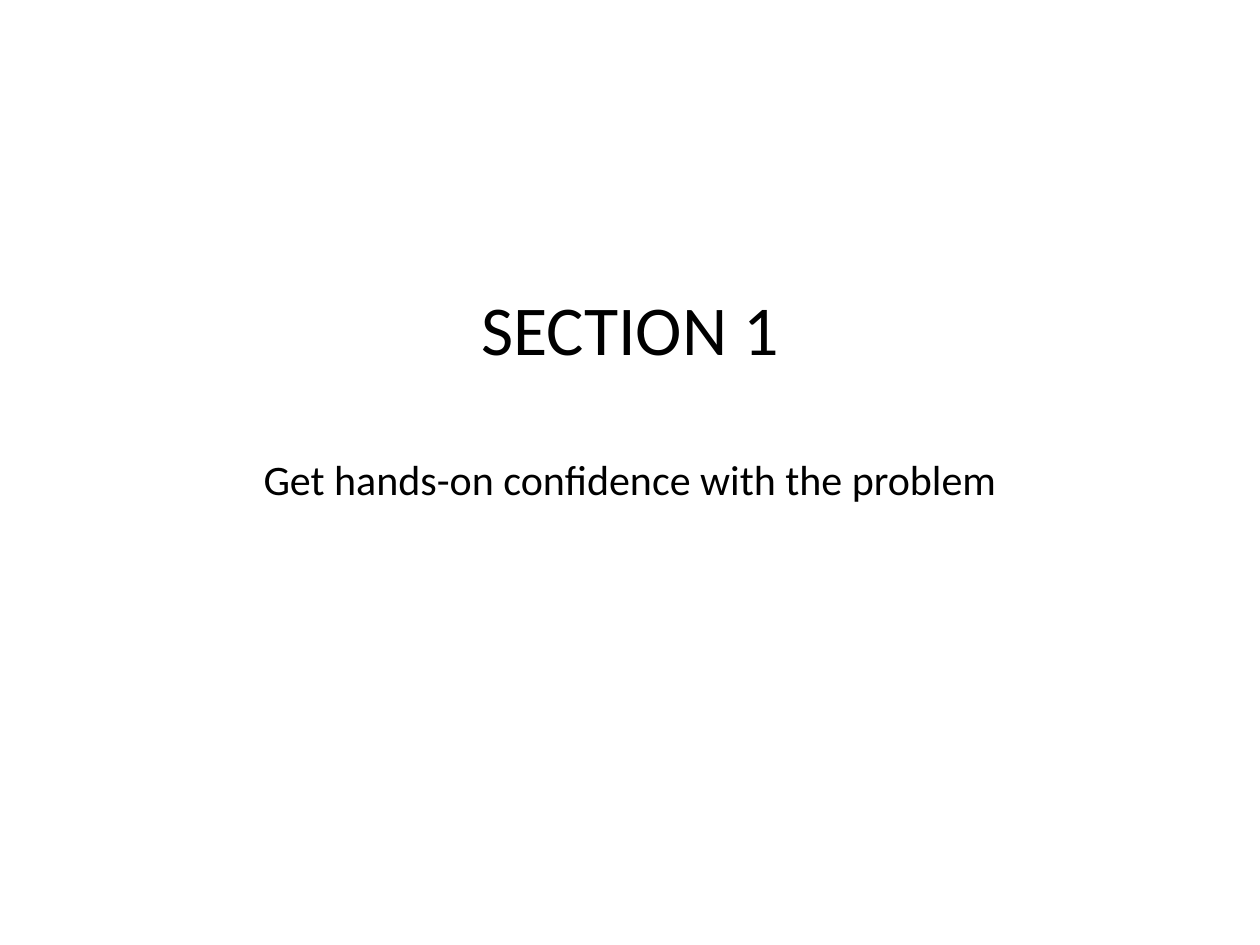
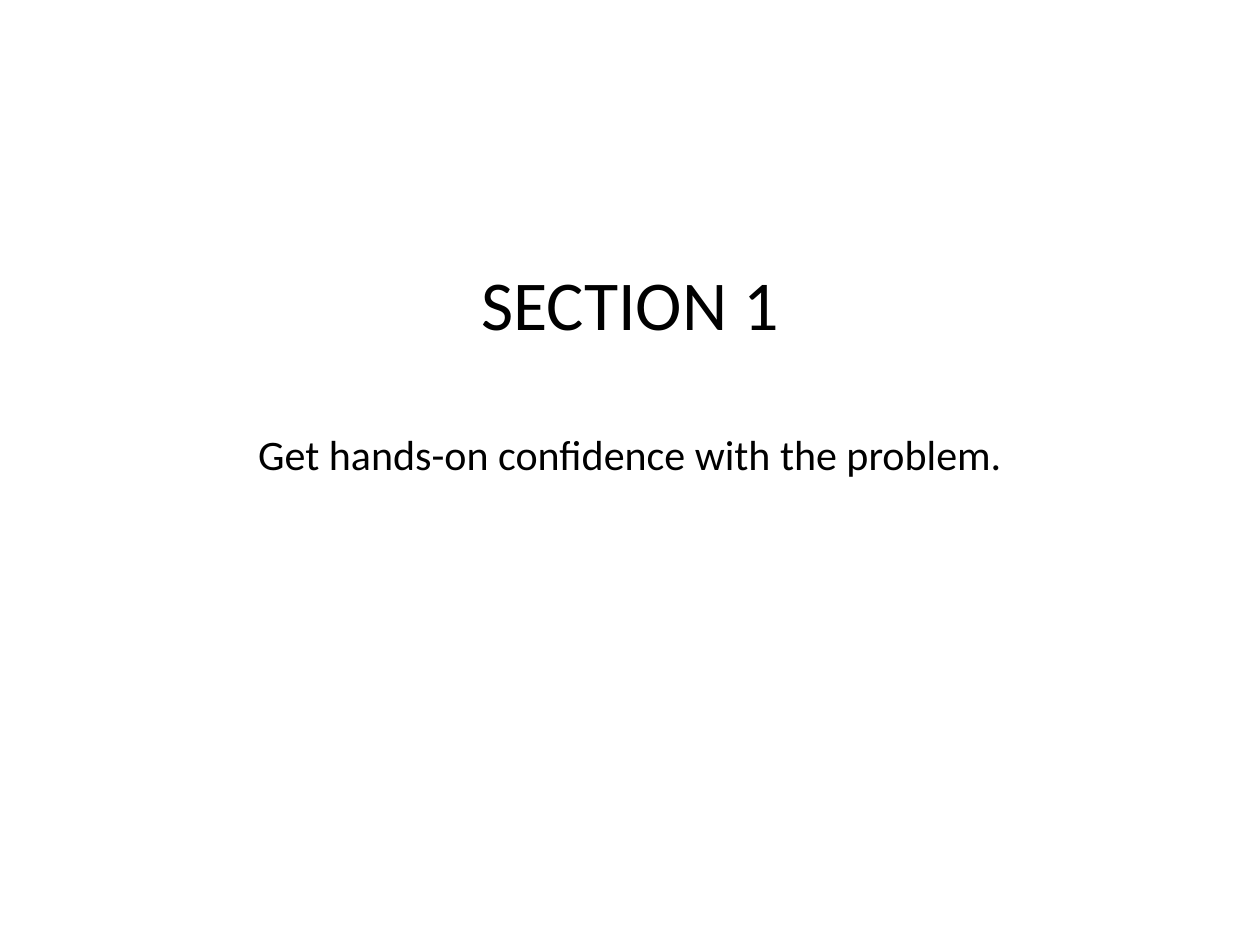
Before and after one commit to stefanutti/maps-coloring-java, a slide deck: slide 5 of ct/ct-docs/cahit-spiral-chains/spiral-chains.ppt (slide 7 before the commit). Drawn at 1260x945 pixels with LibreOffice and Linux fonts; fonts in the diff are those of the drawing. Boxes give left, top, right and bottom in pixels: in the first picture for what was removed or moved away, otherwise in the second. Text is boxed around its words. In the diff, an @@ line names an element or a change of style, - is before the commit and + after.

```diff
--- a/ct/ct-docs/cahit-spiral-chains/spiral-chains.ppt
+++ b/ct/ct-docs/cahit-spiral-chains/spiral-chains.ppt
@@ title at bbox=[258, 284, 1001, 477]: text changed @@
-SECTION 1
-Get hands-on confidence with the problem
+SECTION 1
+Get hands-on confidence with the problem.
```
Also in this commit, not shown: 7 other slides changed, 3 slides added, 1 slide removed, 10 other files.
